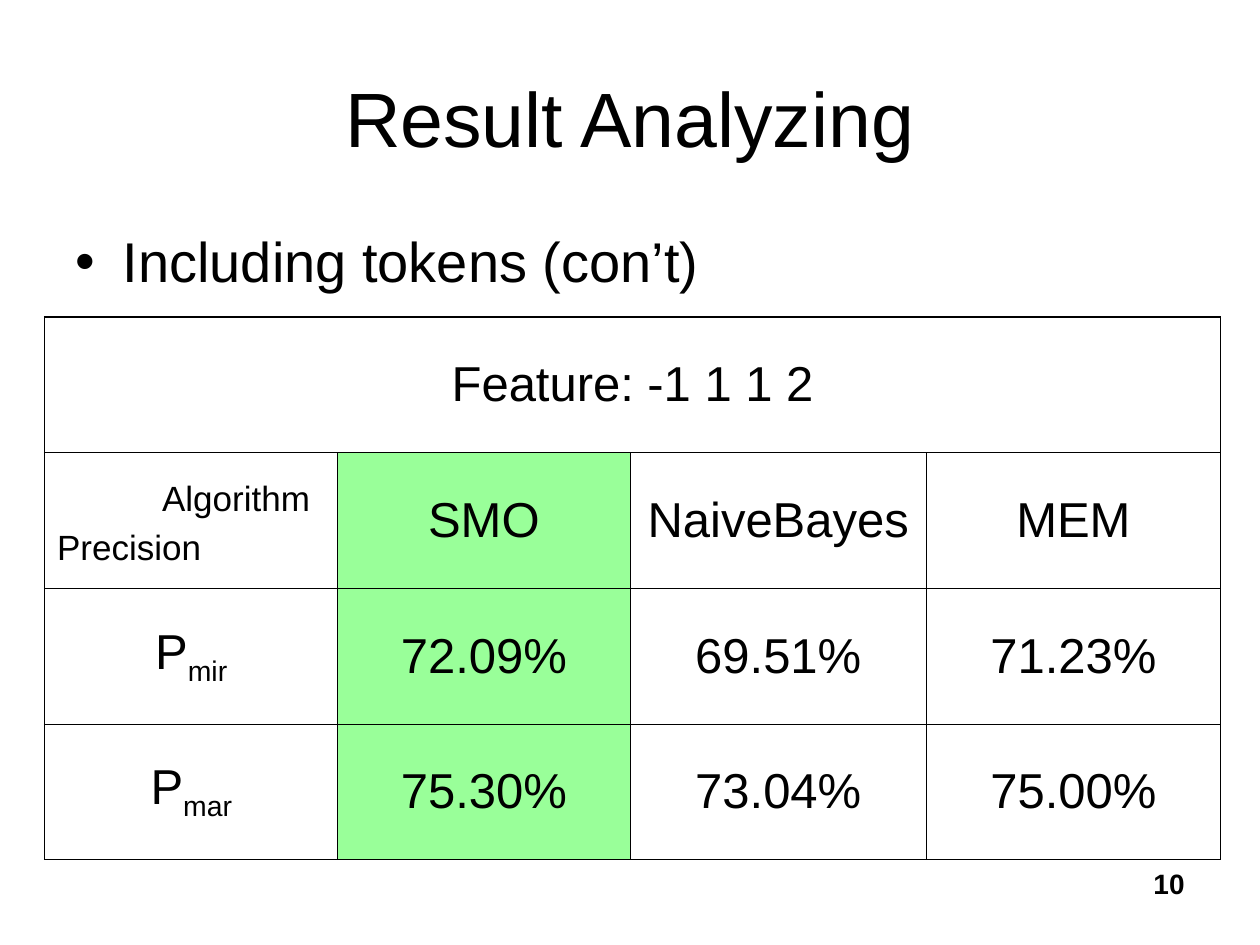
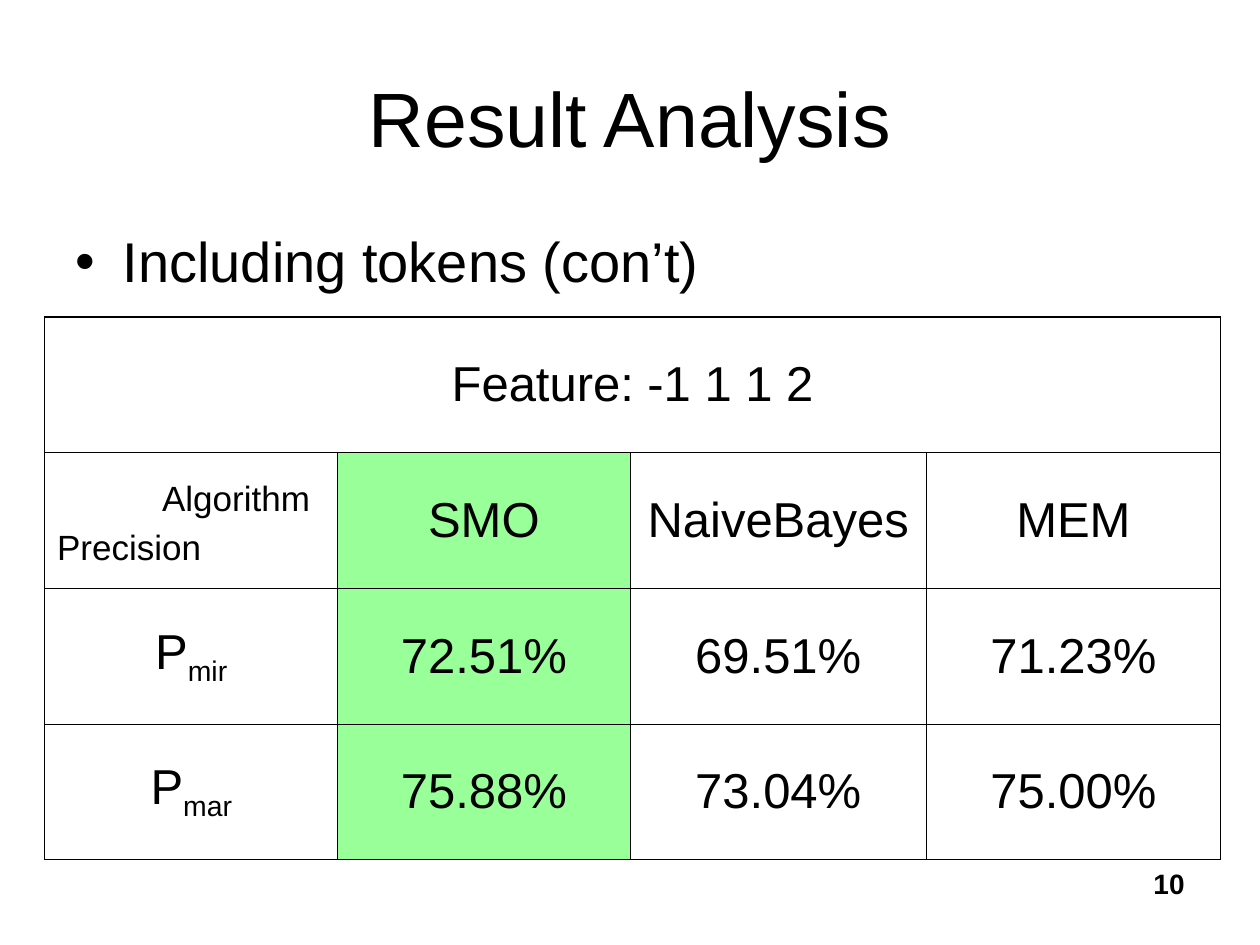
Before and after one commit to tallshort/nlpcourse, a slide deck: slide 10 of reports/NLP Project 1.ppt. Drawn at 1260x945 pixels with LibreOffice and Linux fonts; fonts in the diff are those of the drawing. Boxes give left, top, right and bottom in pixels: in the first picture for what was removed or moved away, otherwise in the second. Text is boxed around its words. In the diff, an @@ line names an element or a change of style, - is before the commit and + after.

```diff
--- a/reports/NLP Project 1.ppt
+++ b/reports/NLP Project 1.ppt
@@ title at box(369, 91, 891, 162): text changed @@
-Result Analyzing
+Result Analysis
@@ table at box(44, 318, 1220, 861) @@
-row 3, column 2: 72.09%
+row 3, column 2: 72.51%
-row 4, column 2: 75.30%
+row 4, column 2: 75.88%
```
Also in this commit, not shown: 10 other slides changed, 1 slide removed.
